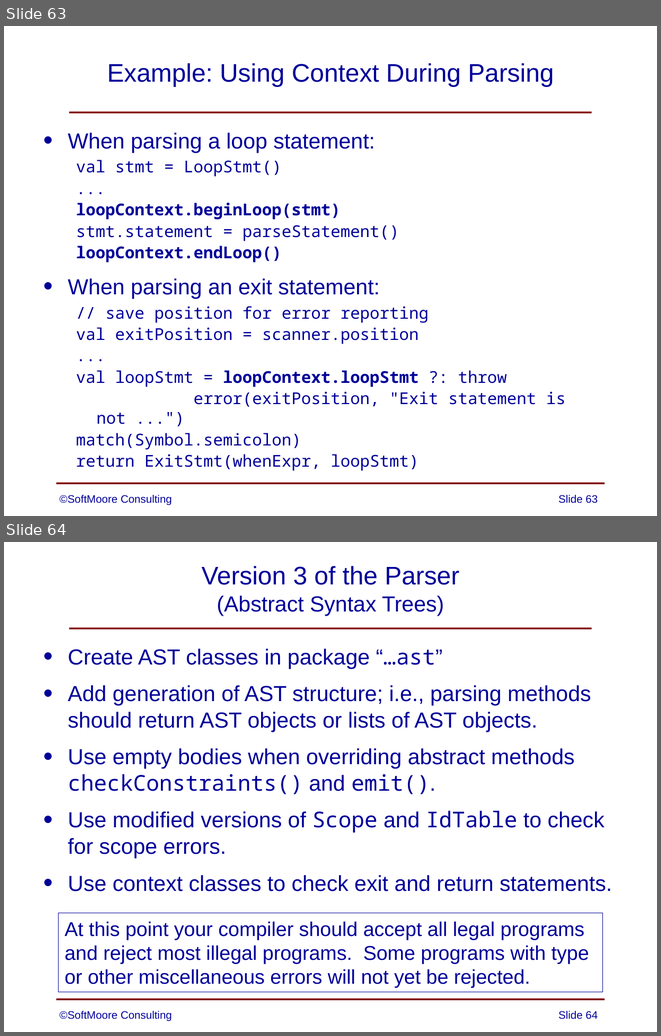
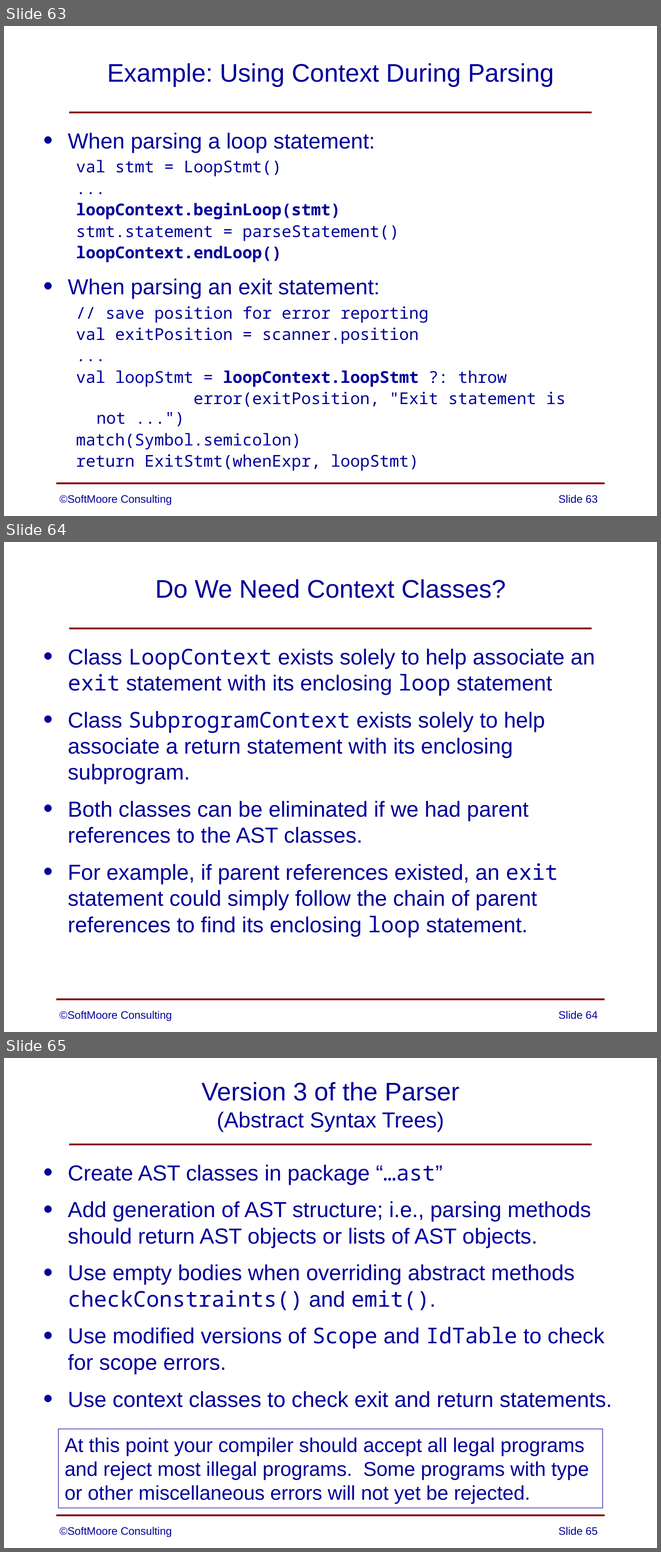
Before and after one commit to SoftMoore/CPRL-Kt-2nd, a slide deck: PowerPoints/08 - Abstract Syntax Trees.pptx. Shown one above the other, each under a label of ours: slides 63 and 64 before the commit, slides 63, 64 and 65 after it. The pictures are 661x1036 and 661x1552 pixels, drawn with LibreOffice and Linux fonts; fonts in the diff are those of the drawing. Boxes give left, top, right and bottom in pixels: in the first picture for what was removed or moved away, otherwise in the second. Text is boxed around its words. In the diff, an @@ line names an element or a change of style, - is before the commit and + after.

Commit message:
added a new  PowerPoint slide

```diff
--- a/PowerPoints/08 - Abstract Syntax Trees.pptx
+++ b/PowerPoints/08 - Abstract Syntax Trees.pptx
@@ slide 64 added at (4, 542, 657, 1032), background #FFFFFF; not listed: 2 template elements that a slide beside it also shows @@
@@ title added at (155, 579, 506, 598), 28 pt, text #000099 @@
+Do We Need Context Classes?
@@ text added at (68, 649, 595, 937), 24 pt, text #000099 @@
+• Class LoopContext exists solely to help associate an exit statement with its enclosing loop statement
+• Class SubprogramContext exists solely to help associate a return statement with its enclosing subprogram.
+• Both classes can be eliminated if we had parent references to the AST classes.
+• For example, if parent references existed, an exit statement could simply follow the chain of parent references to find its enclosing loop statement.
@@ text added at (60, 1011, 172, 1021), 12 pt, text #000099 @@
+©SoftMoore Consulting
@@ page number added at (558, 1011, 598, 1019), 12 pt, text #000099 @@
+Slide 64
@@ what was slide 64 is now slide 65 @@
@@ page number at (558, 1527, 598, 1535): text changed @@
-Slide 64
+Slide 65
```
